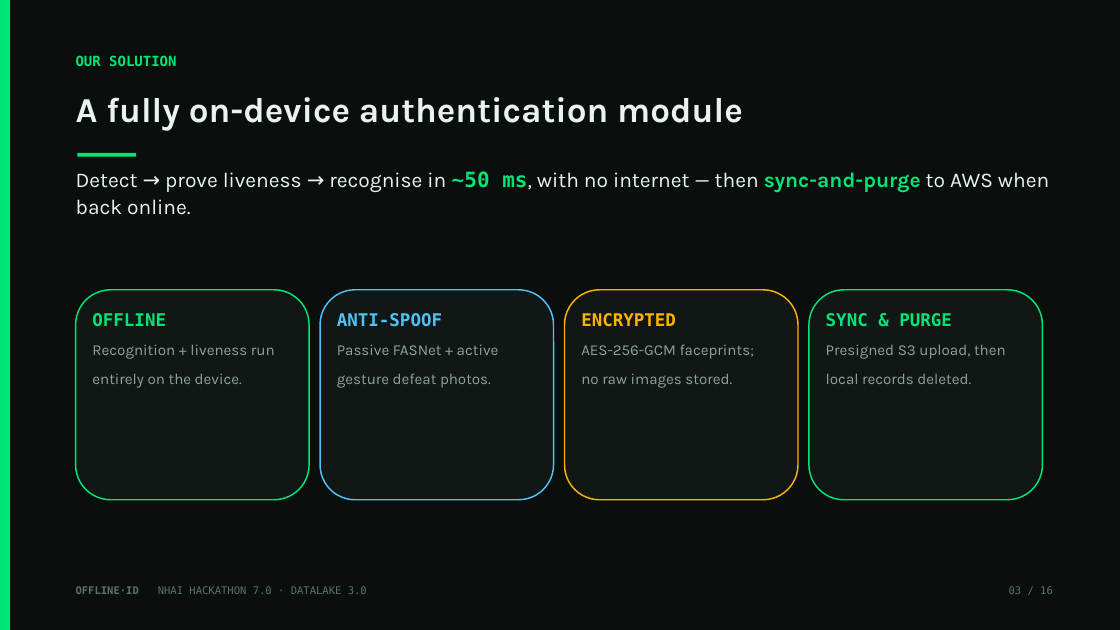
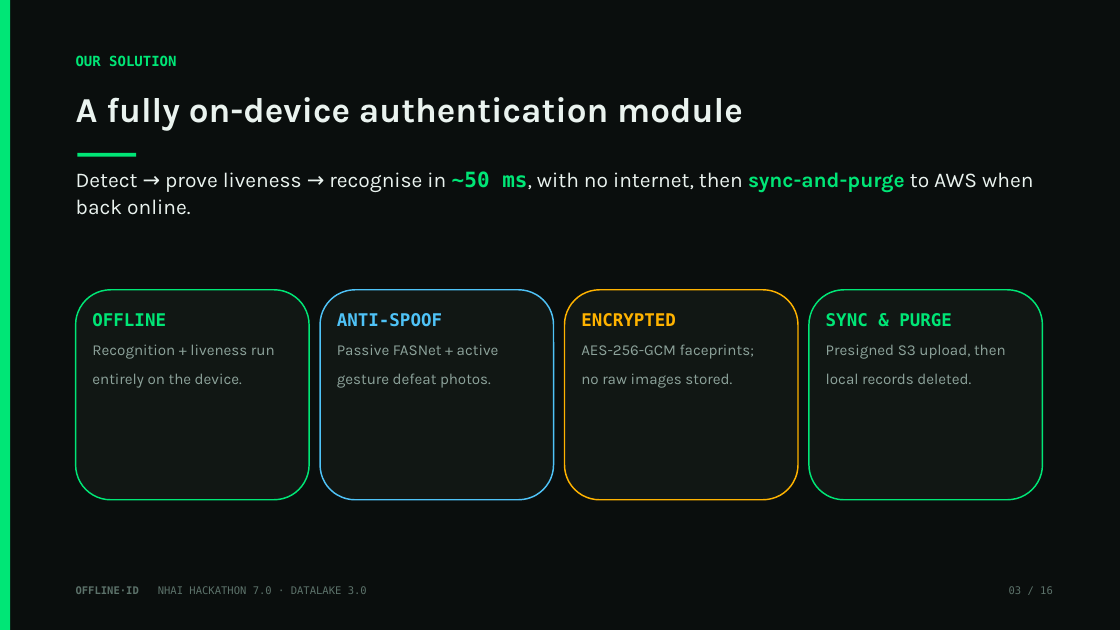
Before and after one commit to moneytosms/offlineid, a slide deck: slide 3 of submission/OfflineID_Hackathon7.pptx. Drawn at 1120x630 pixels with LibreOffice and Linux fonts; fonts in the diff are those of the drawing. Boxes give left, top, right and bottom in pixels: in the first picture for what was removed or moved away, otherwise in the second. Text is boxed around its words. In the diff, an @@ line names an element or a change of style, - is before the commit and + after.

```diff
--- a/submission/OfflineID_Hackathon7.pptx
+++ b/submission/OfflineID_Hackathon7.pptx
@@ text at (76,171,1033,215): text changed @@
-Detect → prove liveness → recognise in ~50 ms, with no internet — then sync-and-purge to AWS when back online.
+Detect → prove liveness → recognise in ~50 ms, with no internet, then sync-and-purge to AWS when back online.
```
Also in this commit, not shown: 11 other slides changed, 9 other files.
